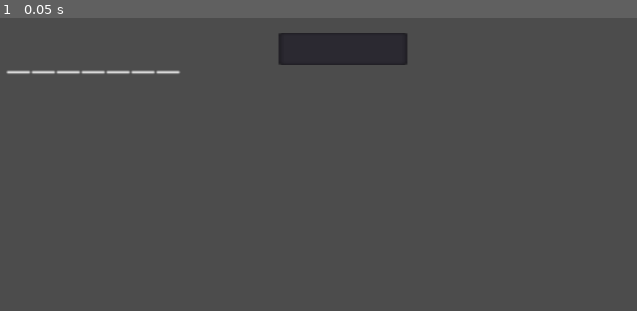
Above: before the commit, frame 1.
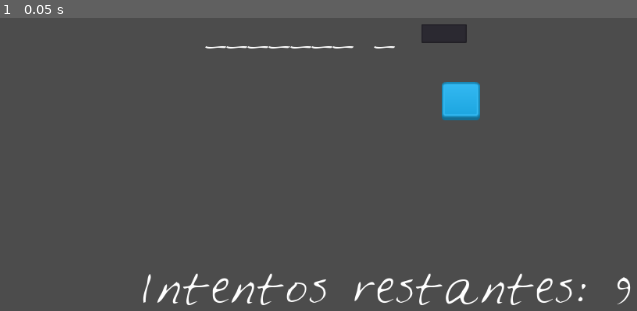
Above: after the commit, the same moment.

Repository: Alejoles/VideoGames
Game: Godot game, scene res://source/HangedMan.tscn
The game is run twice, just before and just after one commit, with the same random seed, the same clock (stepped at 60 frames per second) and the same inputs.
Inputs:
- Up to frame 1 (0.05 s): no input

The runs differ from the first frame. In frame 1, 5.4% of the frame differs, in the area x 0-99%, y 2-98%.

Commit message:
Added functions to the game

Diff:
--- a/Godot/HangedMan/HangedMan.gd
+++ b/Godot/HangedMan/HangedMan.gd
@@ -1,13 +1,16 @@
 extends Control
 
-var word = "physics"
+var word = "physics h"
 var guess = ""
 
 var numTries = 9
 
 func numLines(word):
 	for i in word:
-		guess = guess + "_"
+		if(i != " "):
+			guess = guess + "_"
+		else:
+			guess = guess + " "
 	return guess
 
 func _on_inputBox_text_entered(text):
@@ -17,8 +20,11 @@
 			if(word[i] == text):
 				guess[i] = text
 		get_node("guessWord").text = guess
+		print(get_node("guessWord").text)
+		verify_win(word)
 	else:
-		print("False")
+		numTries = verify_lose(numTries)
+		get_node("numTries").text = "Intentos restantes:" + str(numTries)
 	get_node("inputBox").clear()
 
 
@@ -26,4 +32,29 @@
 func _ready():
 	guess = numLines(word);
 	get_node("guessWord").text = guess
+	get_node("numTries").text = "Intentos restantes: 9"
 	print(guess)
+
+#Cambiar por un for para que detecte los espacios y los quite
+func verify_win(word):
+	if(word == get_node("guessWord").text):
+		var text = "You win"
+		GameOver(text)
+
+#Verifica cuando el jugador va perdiendo turnos
+func verify_lose(numTries):
+	var value = false
+	numTries = numTries-1
+	if(numTries == 0):
+		print("Pailas")
+	return numTries
+
+
+
+func GameOver(text):
+	get_node("inputBox").queue_free()
+	get_node("GameStatus").text = text
+
+# Función que me hace reset del programa
+func _on_TextureButton_pressed():
+	get_tree().reload_current_scene()
--- a/Godot/HangedMan/source/HangedMan.tscn
+++ b/Godot/HangedMan/source/HangedMan.tscn
@@ -1,6 +1,17 @@
-[gd_scene load_steps=2 format=2]
+[gd_scene load_steps=7 format=2]
 
 [ext_resource path="res://HangedMan.gd" type="Script" id=1]
+[ext_resource path="res://assets/assets/Feltpen.ttf" type="DynamicFontData" id=2]
+[ext_resource path="res://assets/assets/blue_button11.png" type="Texture" id=3]
+[ext_resource path="res://assets/assets/blue_button12.png" type="Texture" id=4]
+
+[sub_resource type="DynamicFont" id=1]
+size = 40
+font_data = ExtResource( 2 )
+
+[sub_resource type="DynamicFont" id=2]
+size = 50
+font_data = ExtResource( 2 )
 
 [node name="HangedMan" type="Control"]
 anchor_right = 1.0
@@ -12,20 +23,48 @@
 rect_scale = Vector2( 1.00091, 0.996818 )
 script = ExtResource( 1 )
 
+[node name="TextureRect" type="TextureRect" parent="."]
+anchor_right = 1.0
+anchor_bottom = 1.0
+expand = true
+
 [node name="guessWord" type="Label" parent="."]
-margin_left = 185.174
-margin_top = 96.9145
-margin_right = 247.174
-margin_bottom = 110.914
-rect_scale = Vector2( 5.31375, 4.94942 )
+margin_left = 442.135
+margin_top = 83.1857
+margin_right = 622.135
+margin_bottom = 146.186
 rect_pivot_offset = Vector2( -0.435194, -0.953645 )
+custom_fonts/font = SubResource( 1 )
 text = "wordless"
 
+[node name="numTries" type="Label" parent="."]
+margin_left = 355.243
+margin_top = 404.549
+margin_right = 581.243
+margin_bottom = 482.549
+rect_pivot_offset = Vector2( -0.435194, -0.953645 )
+custom_fonts/font = SubResource( 2 )
+text = "wordless"
+
+[node name="GameStatus" type="Label" parent="."]
+margin_left = 284.0
+margin_top = 406.0
+margin_right = 734.0
+margin_bottom = 515.0
+
 [node name="inputBox" type="LineEdit" parent="."]
-margin_left = 536.488
-margin_top = 111.851
-margin_right = 594.488
-margin_bottom = 135.851
-rect_scale = Vector2( 2.83624, 1.7461 )
+margin_left = 717.641
+margin_top = 100.657
+margin_right = 775.641
+margin_bottom = 124.657
 max_length = 1
+
+[node name="TextureButton" type="TextureButton" parent="."]
+margin_left = 743.922
+margin_top = 175.822
+margin_right = 797.922
+margin_bottom = 226.822
+texture_normal = ExtResource( 3 )
+texture_pressed = ExtResource( 4 )
 [connection signal="text_entered" from="inputBox" to="." method="_on_inputBox_text_entered"]
+[connection signal="pressed" from="TextureButton" to="." method="_on_TextureButton_pressed"]
